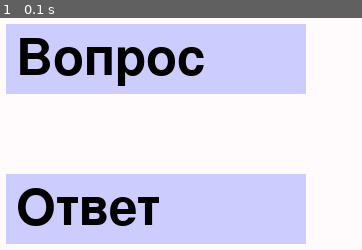
Above: before the commit, frame 1.
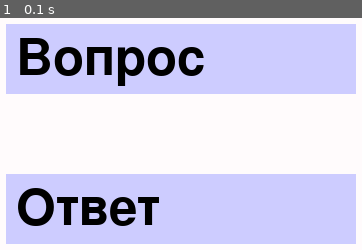
Above: after the commit, the same moment.

Repository: DimsDmitry/Group11-40
Game: pygame game, started from 1140game.py
The game is run twice, just before and just after one commit, with the same random seed, the same clock (stepped at 60 frames per second) and the same inputs.
Inputs:
- Up to frame 1 (0.1 s): no input

The runs differ from the first frame. In frame 1, 8.3% of the frame differs, in the area x 84-99%, y 2-98%.

Commit message:
21.05.2023

Diff:
--- a/1140game.py
+++ b/1140game.py
@@ -29,11 +29,11 @@
         mw.blit(self.image, (self.rect.x + shift_x, self.rect.y + shift_y))
 
 
-quest_card = TextArea(120, 100, 300, 70, LIGHT_BLUE)
+quest_card = TextArea(120, 100, 350, 70, LIGHT_BLUE)
 quest_card.set_text('Вопрос', 75)
 
 
-ans_card = TextArea(120, 250, 300, 70, LIGHT_BLUE)
+ans_card = TextArea(120, 250, 350, 70, LIGHT_BLUE)
 ans_card.set_text('Ответ', 75)
 
 quest_card.draw(10, 10)
